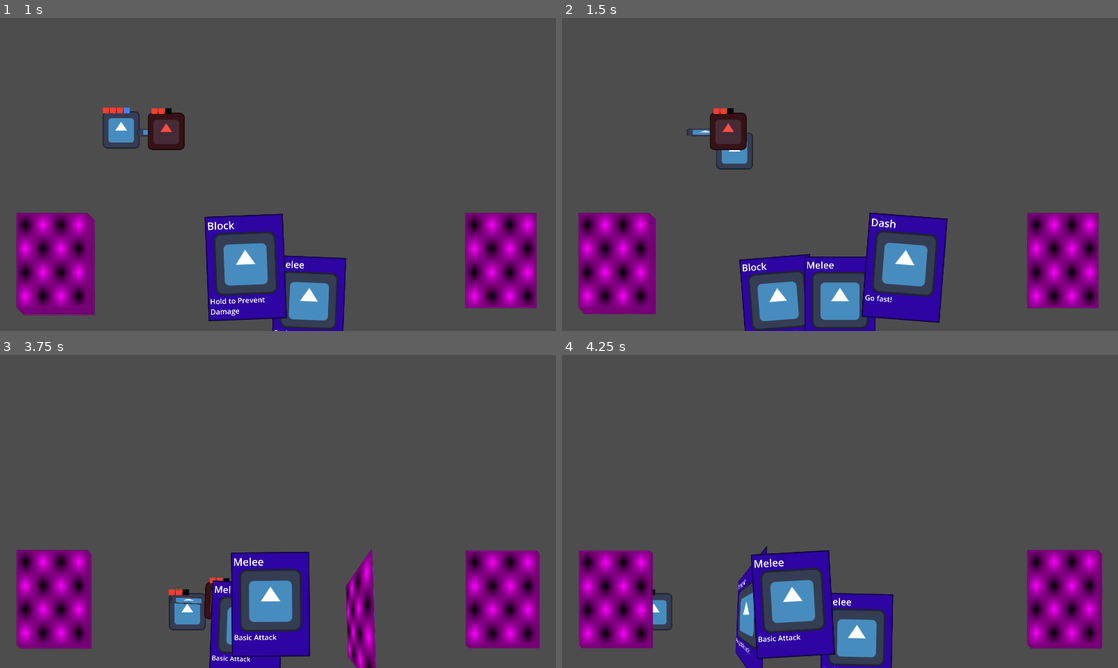
Above: before the commit, frames 1-4 (two rows, left to right).
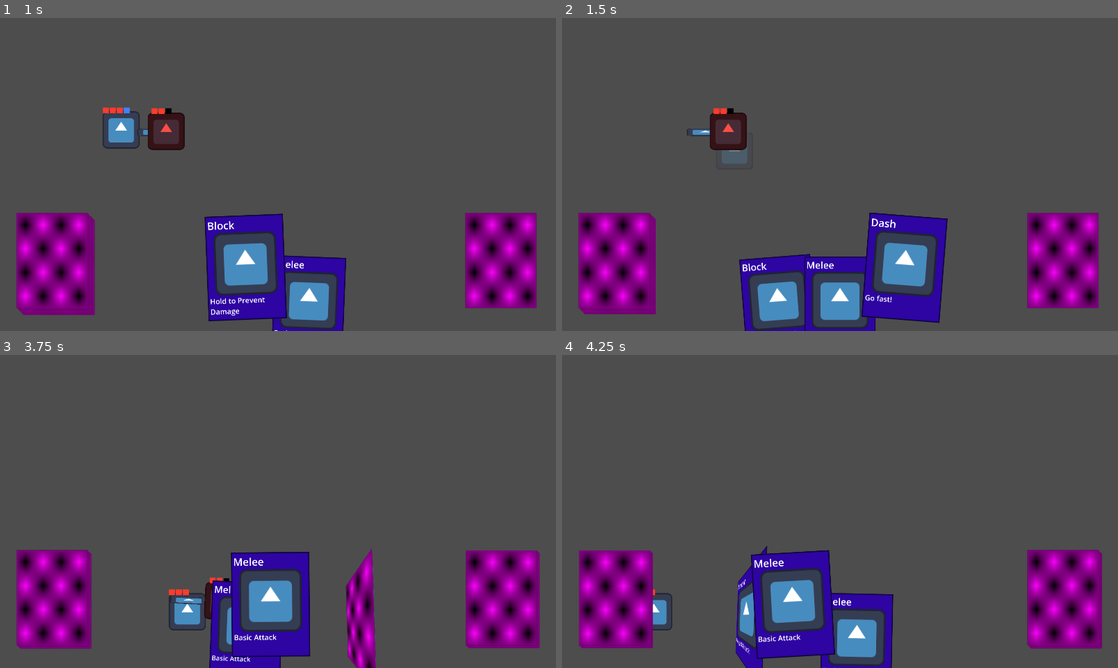
Above: after the commit, the same moments.

Repository: MamaDespik/GGJ-1
Game: Godot game, scene res://test.tscn
Two runs of this game, one before a commit and one after it. Both use one fixed random seed, a clock stepped at 60 frames per second and the inputs below. The engine's default icon, where the game draws it, is replaced by a stand-in: a white triangle on a blue panel in a dark square.
Inputs (mouse positions are in pixels of both pictures, inside the frame that each line leads up to):
- Up to frame 1 (1 s): tap Enter (ui_accept) at 0.5, 0.77 s; move the mouse to (400, 158) at 0.52 s; press the mouse at (400, 158) at 0.53 s; hold D (move_right) from 0.53 s (still down)
- Up to frame 2 (1.5 s): move the mouse to (728, 190) at 1.27 s; release D (move_right) at 1.28 s; release the mouse at (728, 190) at 1.28 s; hold S (move_down) from 1.28 s (still down); tap Mouse wheel up (change_highlight_left) at 1.35 s
- Up to frame 3 (3.75 s): tap Enter (ui_accept) at 1.52, 3.02 s; click (166, 527) at 1.55 s; move the mouse to (333, 442) at 2.02 s; release S (move_down) at 2.03 s; hold D (move_right) 2.03-2.78 s; hold Mouse wheel down (change_highlight_right) 2.03-2.78 s; click (333, 442) at 2.3 s; move the mouse to (250, 574) at 2.77 s; hold W (move_up) 2.78-3.53 s; click (250, 574) at 2.85 s; move the mouse to (444, 558) at 3.52 s; press the mouse at (444, 558) at 3.53 s; hold A (move_left) from 3.53 s (still down)
- Up to frame 4 (4.25 s): keep holding A (move_left); tap Enter (ui_accept) at 3.77 s

Frame 1 is identical in both runs. In frame 2, 0.3% of the frame differs, in the area x 27-35%, y 36-49%; in frame 3, less than 0.1%; in frame 4, less than 0.1%.

Commit message:
Player Invincibility and Slow During Shuffling

Diff:
--- a/godovelopment-game-jam-1/Cards/cards_container.gd
+++ b/godovelopment-game-jam-1/Cards/cards_container.gd
@@ -4,6 +4,7 @@
 @export var player:Player
 
 var hand_empty:bool = false
+var shuffle_speed_reduction:float = .4
 
 @onready var draw_pile: CardPile = %DrawPile
 @onready var hand: Hand = %Hand
@@ -37,7 +38,10 @@
 func _input(event: InputEvent) -> void:
 	if event.is_action_pressed("select") and hand_empty:
 		shuffle_timer.start()
+		player.speed_ratio -= shuffle_speed_reduction
 	if event.is_action_released("select") and hand_empty:
+		if !shuffle_timer.is_stopped():
+			player.speed_ratio += shuffle_speed_reduction
 		shuffle_timer.stop()
 	return
 
@@ -67,6 +71,7 @@
 
 func _on_shuffle_timer_timeout() -> void:
 	hand_empty = false
+	player.speed_ratio += shuffle_speed_reduction
 	var tween:Tween = create_tween()
 	tween.tween_callback(shuffle_discard)
 	tween.tween_interval(1)
--- a/godovelopment-game-jam-1/Modules/hit_box.gd
+++ b/godovelopment-game-jam-1/Modules/hit_box.gd
@@ -9,9 +9,6 @@
 		enabled = value
 		if area_2d:
 			area_2d.monitorable = value
-		id = randi()
-
-var id:int
 
 @onready var area_2d: Area2D = $Area2D
 
--- a/godovelopment-game-jam-1/Modules/hurt_box.gd
+++ b/godovelopment-game-jam-1/Modules/hurt_box.gd
@@ -8,7 +8,6 @@
 		if area_2d:
 			area_2d.monitoring = value
 
-var damagers:Array[int]
 
 @onready var area_2d: Area2D = $Area2D
 
@@ -23,7 +22,5 @@
 	return
 
 func _on_area_2d_area_entered(area: Area2D) -> void:
-	if !damagers.has(area.get_parent().id):
-		hurt.emit(area.get_parent().damage)
-		damagers.append(area.get_parent().id)
+	hurt.emit(area.get_parent().damage)
 	return
--- a/godovelopment-game-jam-1/Player/player.gd
+++ b/godovelopment-game-jam-1/Player/player.gd
@@ -6,6 +6,7 @@
 var direction:int
 var movement_disabled:int = 0
 var boosting:bool = false
+var speed_ratio:float = 1
 
 @onready var sprite_2d: Sprite2D = $Sprite2D
 @onready var state_machine: StateMachine = $StateMachine
@@ -15,11 +16,13 @@
 @onready var hurt_box: HurtBox = $HurtBox
 @onready var shield_module: ShieldModule = $HealthModule/ShieldModule
 @onready var card_actions: Node2D = $CardActions
+@onready var invincibility_timer: Timer = $InvincibilityTimer
 
 func _ready():
 	state_machine.init(self)
 	state_machine.start()
 	hurt_box.hurt.connect(shield_module.take_damage)
+	hurt_box.hurt.connect(start_invincibility)
 	shield_module.no_shield.connect(health_module.take_damage)
 	return
 
@@ -44,12 +47,30 @@
 	input = input.normalized()
 	velocity.x = move_toward(velocity.x, movement.speed * input.x, movement.acceleration * delta)
 	velocity.y = move_toward(velocity.y, movement.speed * input.y, movement.acceleration * delta)
+	velocity *= speed_ratio
 	return
 
 func start_animation(animation:String):
 	animation_player.play(animation)
 	return
 
+func start_invincibility(damage:int):
+	if damage <= 0: return
+	sprite_2d.material.set_shader_parameter("active", true)
+	hurt_box.set_deferred("enabled", false)
+	invincibility_timer.start()
+	return
+
+func stop_invincibility():
+	sprite_2d.material.set_shader_parameter("active", false)
+	hurt_box.set_deferred("enabled", true)
+	invincibility_timer.stop()
+	return
+
 func _on_animation_player_current_animation_changed(_animation_name: String) -> void:
 	#print("Animation Started: ", animation_name)
 	return
+
+func _on_invincibility_timer_timeout() -> void:
+	stop_invincibility()
+	return
--- /dev/null
+++ b/godovelopment-game-jam-1/Player/player.gdshader
@@ -0,0 +1,14 @@
+shader_type canvas_item;
+
+uniform bool active;
+
+void fragment() {
+	if (active){
+	vec4 t = texture(TEXTURE, UV);
+	if (t.a != 0.0){
+		t.a = sin(TIME*15.0)/2.0 + 0.5;
+		//t.a = .75;
+	}
+    COLOR = t; // Preserve the alpha value from the texture
+	}
+}
--- a/godovelopment-game-jam-1/Player/player.tscn
+++ b/godovelopment-game-jam-1/Player/player.tscn
@@ -1,7 +1,8 @@
-[gd_scene load_steps=18 format=3 uid="uid://cnphch8ulvp8p"]
+[gd_scene load_steps=20 format=3 uid="uid://cnphch8ulvp8p"]
 
 [ext_resource type="Script" uid="uid://cdtladigjlq1e" path="res://Player/player.gd" id="1_jrvh6"]
 [ext_resource type="Script" uid="uid://c4edr6f2t0ucp" path="res://Player/PlayerMovementData.gd" id="2_45c3k"]
+[ext_resource type="Shader" uid="uid://d0afeb0n0gktt" path="res://Player/player.gdshader" id="3_apopc"]
 [ext_resource type="Texture2D" uid="uid://thnj12t7c3yd" path="res://Assets/icon.svg" id="3_fhl08"]
 [ext_resource type="PackedScene" uid="uid://cp15t5spntif" path="res://Modules/shield_module.tscn" id="4_apopc"]
 [ext_resource type="PackedScene" uid="uid://ccg26bgjvfxse" path="res://Modules/health_module.tscn" id="4_od3ui"]
@@ -16,6 +17,10 @@
 speed = 500
 acceleration = 4000
 friction = 1500
+
+[sub_resource type="ShaderMaterial" id="ShaderMaterial_5htga"]
+shader = ExtResource("3_apopc")
+shader_parameter/active = false
 
 [sub_resource type="RectangleShape2D" id="RectangleShape2D_bsdr6"]
 size = Vector2(126, 126)
@@ -51,6 +56,7 @@
 [node name="CardActions" type="Node2D" parent="."]
 
 [node name="Sprite2D" type="Sprite2D" parent="."]
+material = SubResource("ShaderMaterial_5htga")
 texture = ExtResource("3_fhl08")
 
 [node name="CollisionShape2D" type="CollisionShape2D" parent="."]
@@ -89,4 +95,7 @@
 &"": SubResource("AnimationLibrary_x3vf3")
 }
 
+[node name="InvincibilityTimer" type="Timer" parent="."]
+
 [connection signal="current_animation_changed" from="AnimationPlayer" to="." method="_on_animation_player_current_animation_changed"]
+[connection signal="timeout" from="InvincibilityTimer" to="." method="_on_invincibility_timer_timeout"]
--- a/godovelopment-game-jam-1/StateMachine/PlayerStates/dying_player_state.gd
+++ b/godovelopment-game-jam-1/StateMachine/PlayerStates/dying_player_state.gd
@@ -6,5 +6,7 @@
 func enter():
 	player_parent = parent
 	print("Player Died")
+	player_parent.stop_invincibility()
+	player_parent.hurt_box.set_deferred("enabled", false)
 	#TODO
 	return
--- a/godovelopment-game-jam-1/project.godot
+++ b/godovelopment-game-jam-1/project.godot
@@ -19,6 +19,7 @@
 
 window/size/viewport_width=1920
 window/size/viewport_height=1080
+window/size/mode=2
 window/stretch/mode="viewport"
 
 [input]
Not shown, added: godovelopment-game-jam-1/Player/player.gdshader.uid
Not shown, changed: TODO.txt
